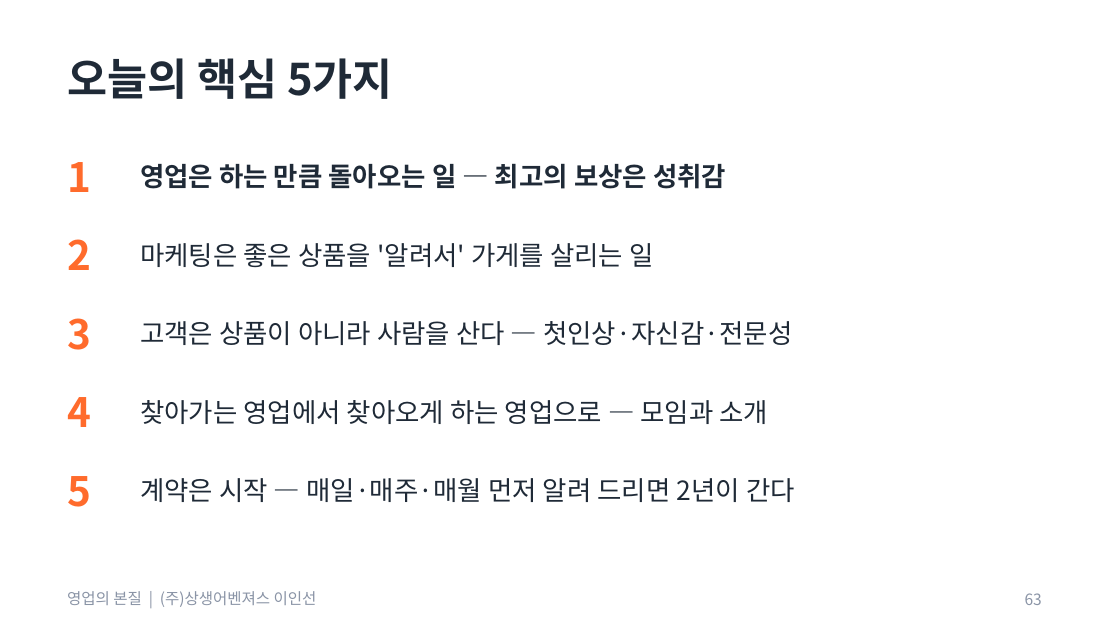
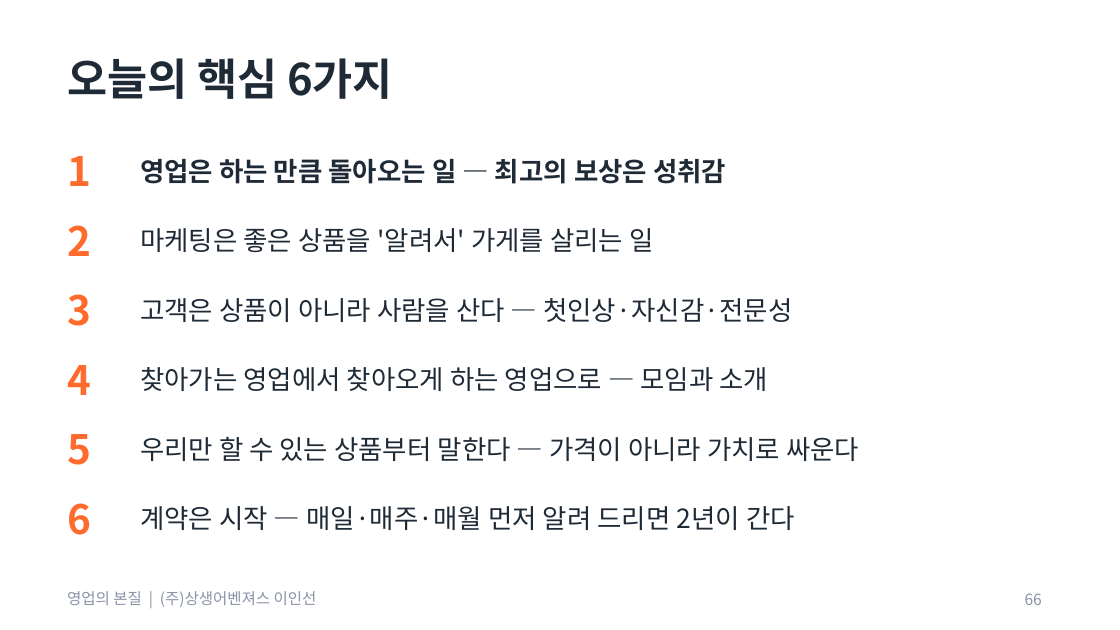
Before and after one commit to aspirinx79-crypto/cmo, a slide deck: slide 66 of docs/sales/영업의_본질_교육자료.pptx (slide 63 before the commit). Drawn at 1120x630 pixels with LibreOffice and Linux fonts; fonts in the diff are those of the drawing. Boxes give left, top, right and bottom in pixels: in the first picture for what was removed or moved away, otherwise in the second. Text is boxed around its words. In the diff, an @@ line names an element or a change of style, - is before the commit and + after.

```diff
--- a/docs/sales/영업의_본질_교육자료.pptx
+++ b/docs/sales/영업의_본질_교육자료.pptx
@@ title at [67, 58, 393, 99]: text changed @@
-오늘의 핵심 5가지
+오늘의 핵심 6가지
@@ text "1": place and size @@
-text "1" at [67, 162, 91, 192]
+text "1" at [67, 156, 91, 186]
@@ text "영업은 하는 만큼 돌아오는 일 ...": place and size @@
-text "영업은 하는 만큼 돌아오는 일 ..." at [140, 163, 726, 189]
+text "영업은 하는 만큼 돌아오는 일 ..." at [140, 158, 726, 184]
@@ text "2": place and size @@
-text "2" at [67, 239, 91, 270]
+text "2" at [67, 225, 91, 256]
@@ text "마케팅은 좋은 상품을 '알려서' 가게를 ...": place and size @@
-text "마케팅은 좋은 상품을 '알려서' 가게를 ..." at [140, 243, 653, 267]
+text "마케팅은 좋은 상품을 '알려서' 가게를 ..." at [140, 228, 653, 252]
@@ text "3": place and size @@
-text "3" at [67, 318, 91, 350]
+text "3" at [67, 294, 91, 326]
@@ text "고객은 상품이 아니라 사람을 산다 ...": place and size @@
-text "고객은 상품이 아니라 사람을 산다 ..." at [140, 321, 793, 345]
+text "고객은 상품이 아니라 사람을 산다 ..." at [140, 298, 793, 322]
@@ text "4": place and size @@
-text "4" at [67, 397, 91, 427]
+text "4" at [67, 365, 91, 395]
@@ text "찾아가는 영업에서 찾아오게 하는 영업으로 ...": place and size @@
-text "찾아가는 영업에서 찾아오게 하는 영업으로 ..." at [140, 400, 769, 424]
+text "찾아가는 영업에서 찾아오게 하는 영업으로 ..." at [140, 367, 769, 391]
@@ text "5": place and size @@
-text "5" at [67, 476, 91, 507]
+text "5" at [67, 434, 91, 465]
@@ text added at [140, 437, 859, 461], 17 pt, text #1F2A37 @@
+우리만 할 수 있는 상품부터 말한다 — 가격이 아니라 가치로 싸운다
@@ text added at [67, 503, 91, 535], 26 pt, text #FF6B2C, bold @@
+6
@@ text "계약은 시작 — 매일·매주·매월 먼저 ...": place and size @@
-text "계약은 시작 — 매일·매주·매월 먼저 ..." at [140, 478, 795, 502]
+text "계약은 시작 — 매일·매주·매월 먼저 ..." at [140, 506, 795, 530]
@@ page number at [1025, 593, 1042, 605]: text changed @@
-63
+66
```
Also in this commit, not shown: 1 other slide changed, 3 slides added, 2 other files.
